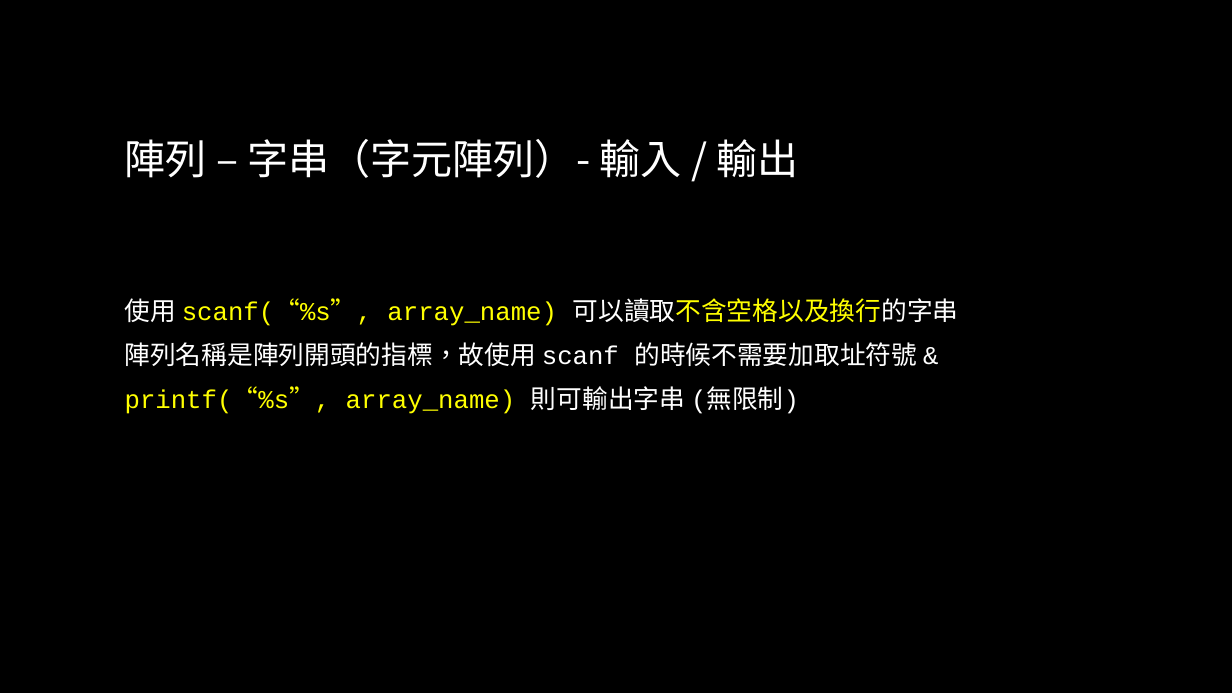
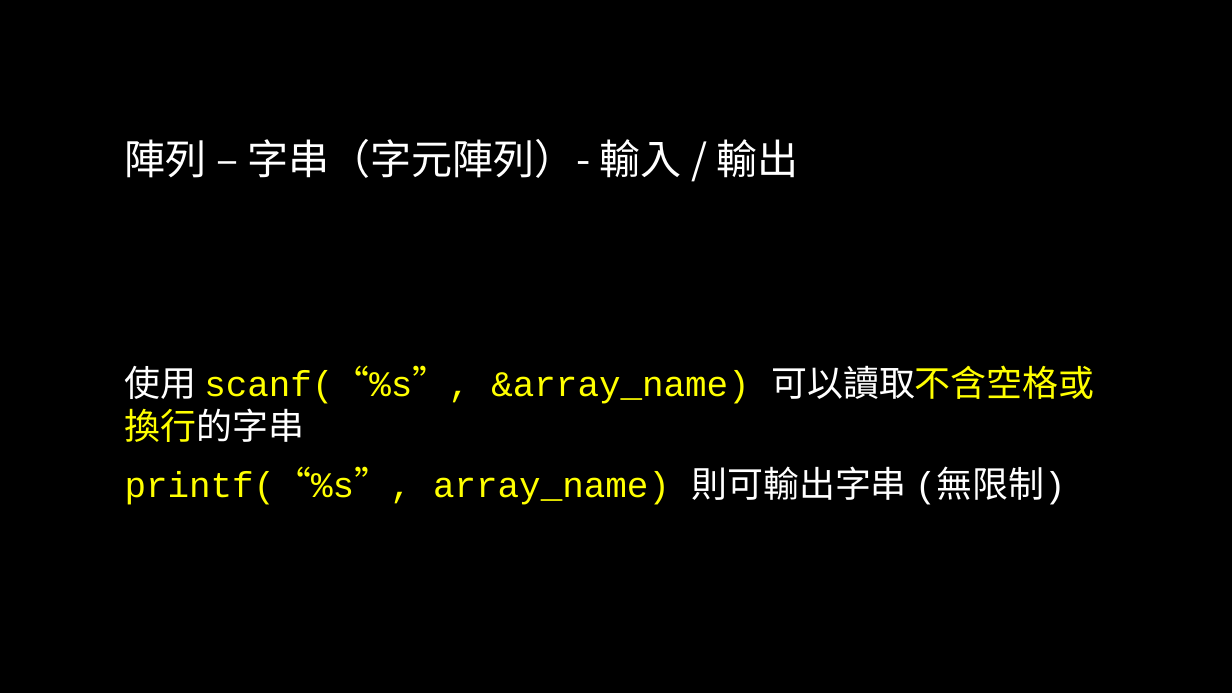
Before and after one commit to liuutin9/2023_summer_camp, a slide deck: slide 26 of 電機_C_Day_2.pptx (slide 25 before the commit). Drawn at 1232x693 pixels with LibreOffice and Linux fonts; fonts in the diff are those of the drawing; background and template pictures are left out. Boxes give left, top, right and bottom in pixels: in the first picture for what was removed or moved away, otherwise in the second. Text is boxed around its words. In the diff, an @@ line names an element or a change of style, - is before the commit and + after.

```diff
--- a/電機_C_Day_2.pptx
+++ b/電機_C_Day_2.pptx
@@ text at box(125, 365, 1094, 442): text changed; size 20 to 28 pt; font Noto Sans CJK SC to Courier New; text colour gradient #FFFFFF to #BFBFBF to #FFFF00 @@
-使用 scanf(“%s”, array_name) 可以讀取不含空格以及換行的字串
-陣列名稱是陣列開頭的指標，故使用 scanf 的時候不需要加取址符號 &
+使用 scanf(“%s”, &array_name) 可以讀取不含空格或換行的字串
@@ text at box(125, 466, 1066, 505): size 20 to 28 pt in "printf(“%s”, array_name) 則可輸出字串 (無限制)"; more space between paragraphs @@
```
Also in this commit, not shown: 1 other slide changed, 3 slides added.
